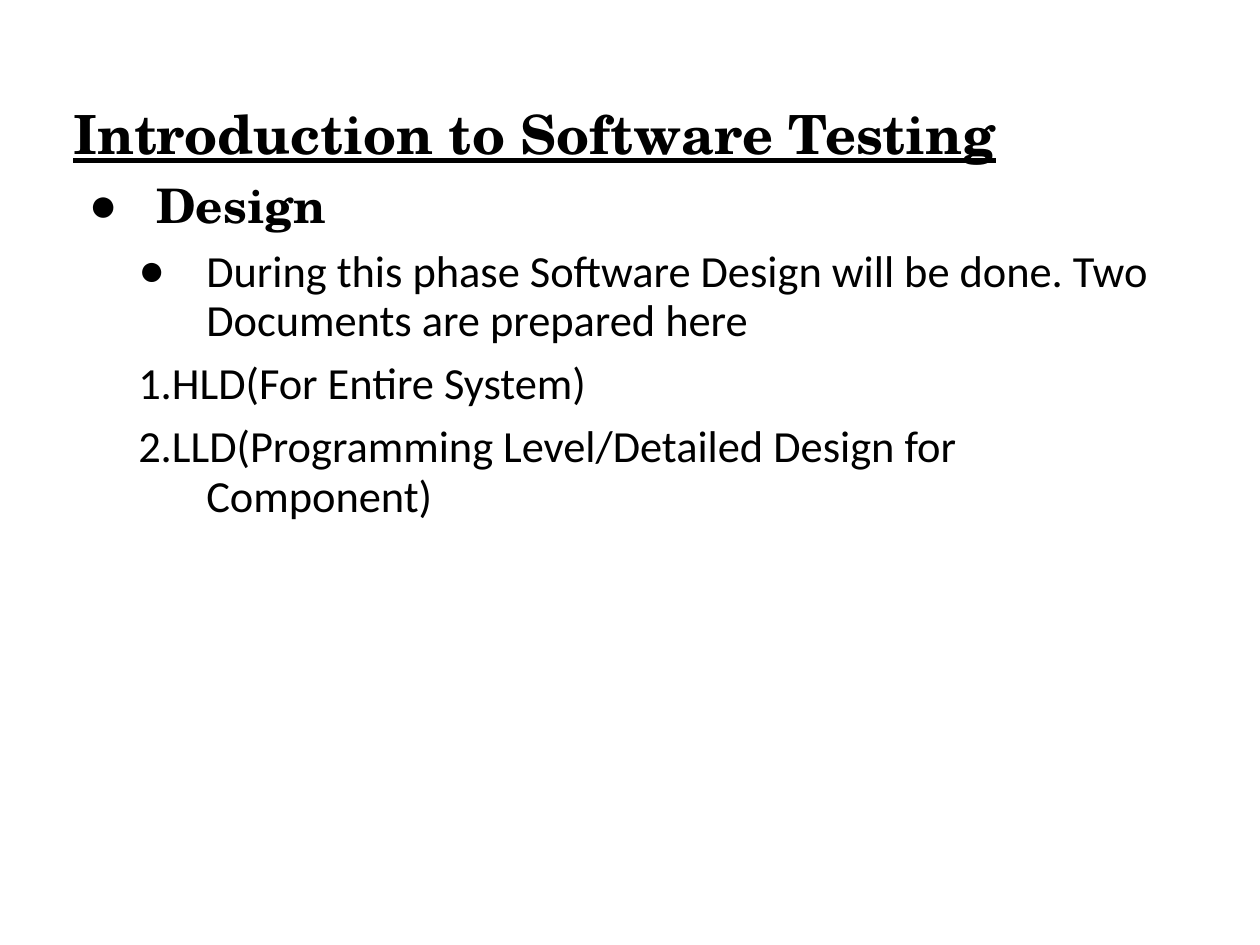
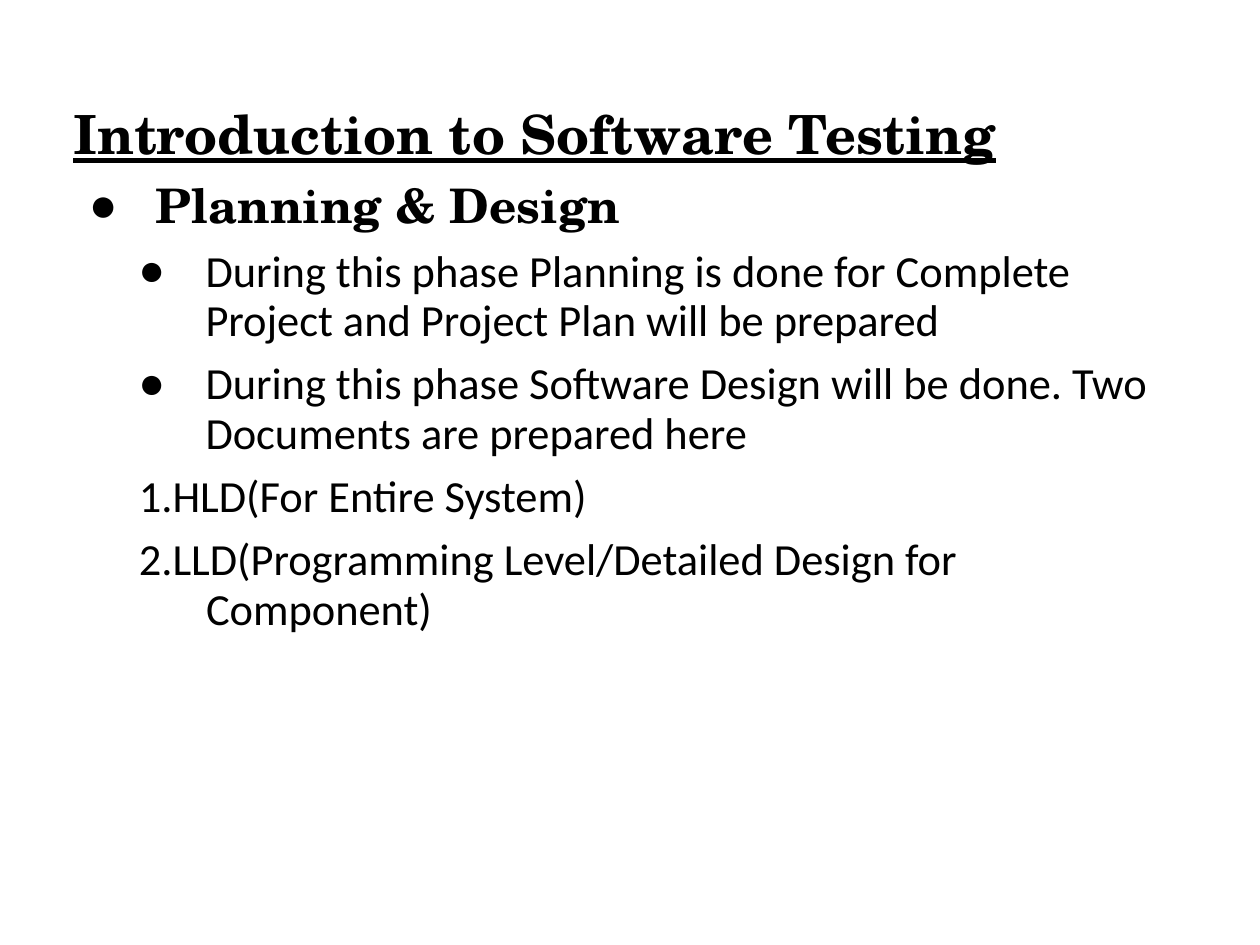
Before and after one commit to vprem99/Framework, a slide deck: slide 20 of Module1.ppt (slide 15 before the commit). Drawn at 1260x945 pixels with LibreOffice and Linux fonts; fonts in the diff are those of the drawing. Boxes give left, top, right and bottom in pixels: in the first picture for what was removed or moved away, otherwise in the second. Text is boxed around its words. In the diff, an @@ line names an element or a change of style, - is before the commit and + after.

```diff
--- a/Module1.ppt
+++ b/Module1.ppt
@@ text at (156,188,1070,344): text changed; size 30 to 28 pt; font TeX Gyre Schola to Calibri; bold off @@
-  ● Design
+  ● Planning & Design
+    ● During this phase Planning is done for Complete Project and Project Plan will be prepared
@@ text at (139,368,1147,633): indent changed @@
```
Also in this commit, not shown: 31 other slides changed, 14 slides added.
